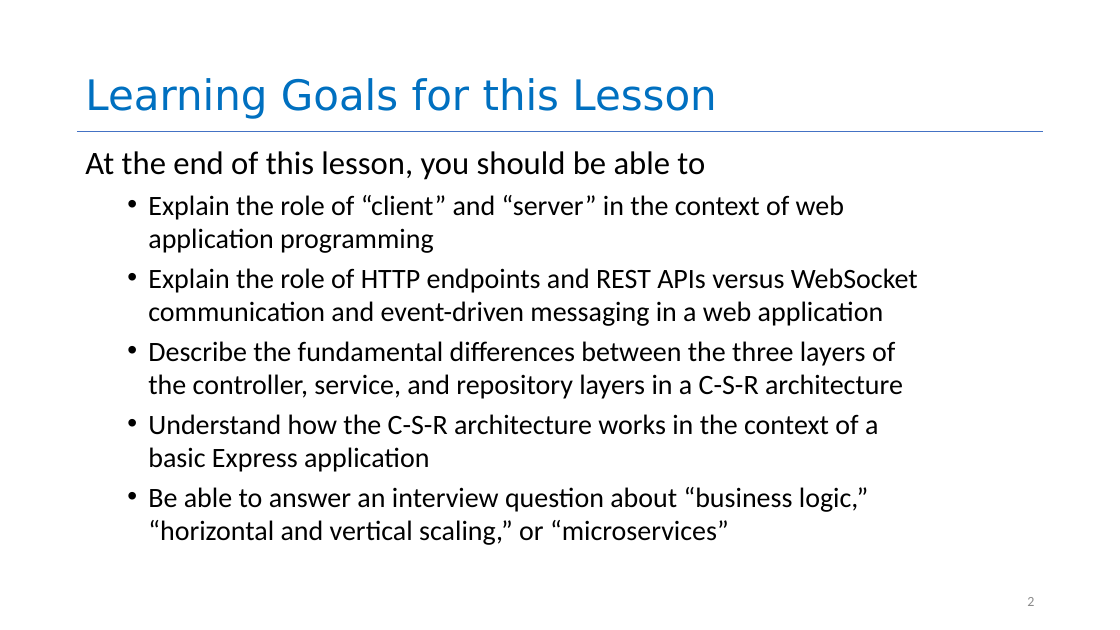
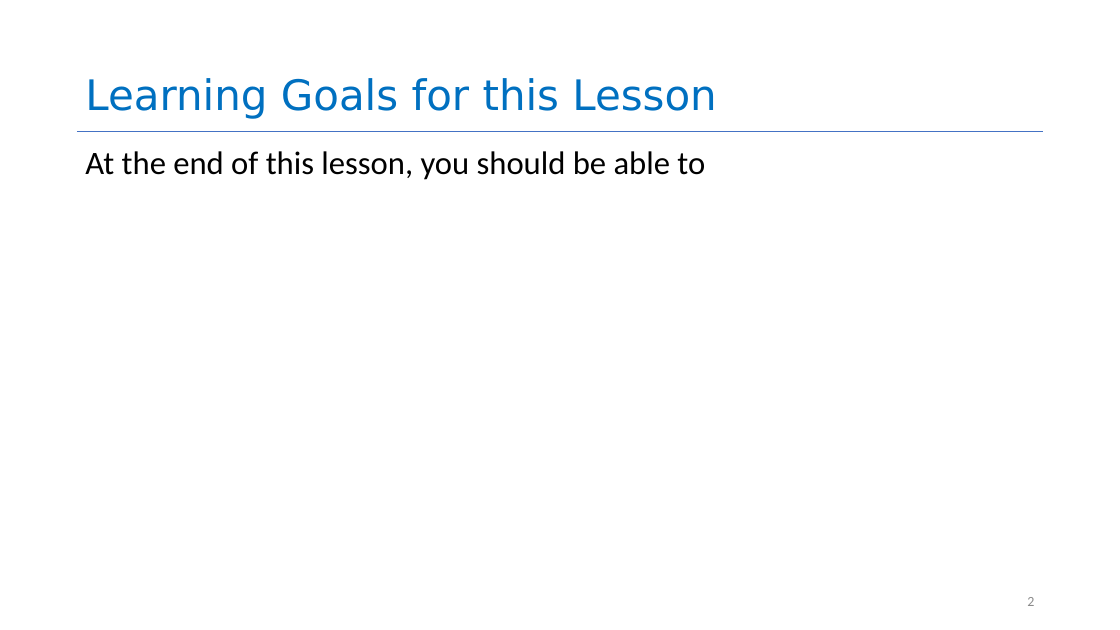
Before and after one commit to neu-se/CS4530-Fall-2026, a slide deck: slide 2 of Slides/Module 04 Web Application Architecture.pptx. Drawn at 1120x630 pixels with LibreOffice and Linux fonts; fonts in the diff are those of the drawing. Boxes give left, top, right and bottom in pixels: in the first picture for what was removed or moved away, otherwise in the second. Text is boxed around its words. In the diff, an @@ line names an element or a change of style, - is before the commit and + after.

```diff
--- a/Slides/Module 04 Web Application Architecture.pptx
+++ b/Slides/Module 04 Web Application Architecture.pptx
@@ text at (x1=148, y1=195, x2=918, y2=545): paragraphs removed @@
-  • Explain the role of “client” and “server” in the context of web application programming
-  • Explain the role of HTTP endpoints and REST APIs versus WebSocket communication and event-driven messaging in a web application
-  • Describe the fundamental differences between the three layers of the controller, service, and repository layers in a C-S-R architecture
-  • Understand how the C-S-R architecture works in the context of a basic Express application
-  • Be able to answer an interview question about “business logic,” “horizontal and vertical scaling,” or “microservices”
```
Also in this commit, not shown: 13 other slides changed, 3 slides added, 23 slides removed, 1 other file.
